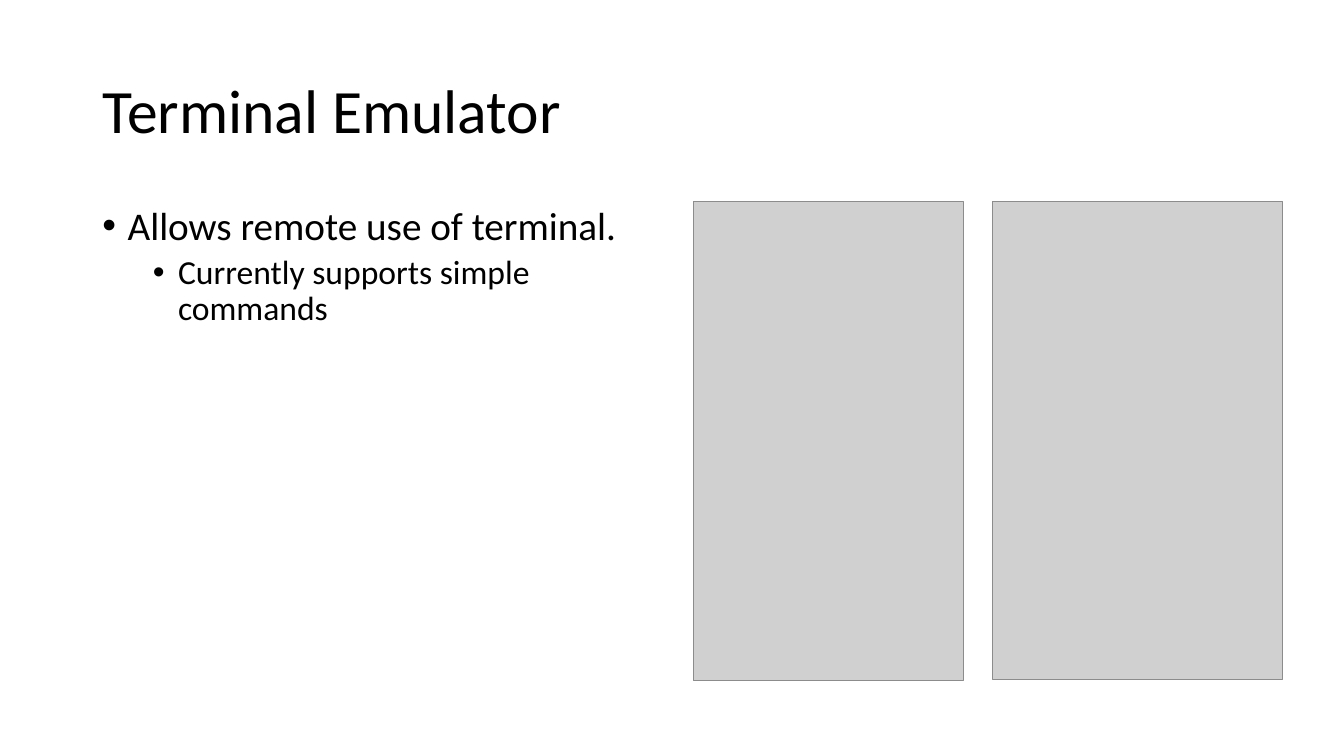
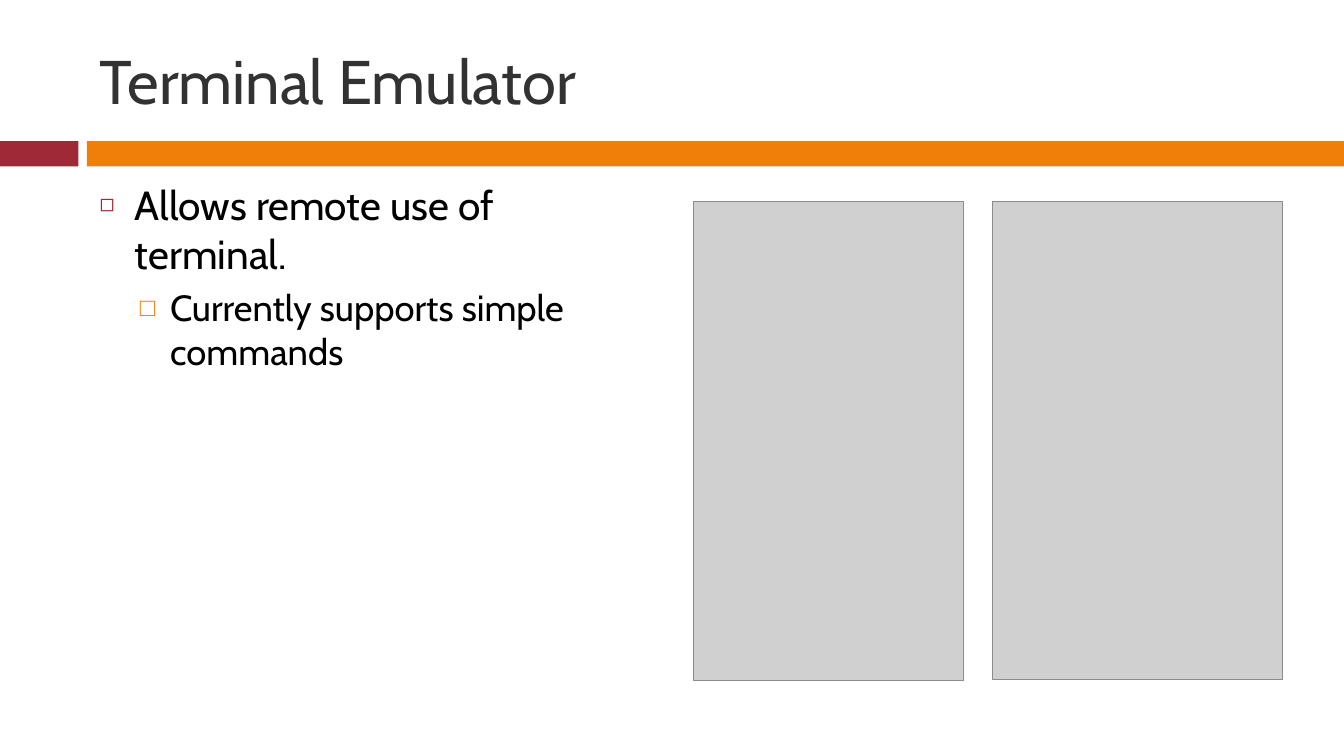
Before and after one commit to rferrance/DataBridge, a slide deck: slide 5 of DataBridgePresentation.pptx. Drawn at 1344x756 pixels with LibreOffice and Linux fonts; fonts in the diff are those of the drawing; grey boxes stand for pictures. Boxes give left, top, right and bottom in pixels: in the first picture for what was removed or moved away, otherwise in the second. Text is boxed around its words. In the diff, an @@ line names an element or a change of style, - is before the commit and + after.

```diff
--- a/DataBridgePresentation.pptx
+++ b/DataBridgePresentation.pptx
@@ title "Terminal Emulator" moved from (x1=102, y1=90, x2=561, y2=134) to (x1=100, y1=58, x2=576, y2=105) @@
@@ title "Terminal Emulator" at (x1=100, y1=58, x2=576, y2=105): font Calibri to Cabin, text colour #000000 to #323232; line spacing 0.9 to 1 @@
@@ rectangle added at (x1=0, y1=141, x2=79, y2=166), fill #9F2936 @@
@@ rectangle added at (x1=87, y1=141, x2=1344, y2=166), fill #F07F09 @@
@@ text "Allows remote use of terminal." moved from (x1=128, y1=212, x2=616, y2=321) to (x1=135, y1=189, x2=564, y2=366) @@
@@ text "Allows remote use of terminal." at (x1=135, y1=189, x2=564, y2=366): size 28 to 29 pt in "Allows remote use of terminal."; font Calibri to Cabin; size 24 to 26 pt in "Currently supports simple commands"; bullet • to ◻; line spacing 0.9 to 1; less space between paragraphs; bullet • to □ @@
```
Also in this commit, not shown: 9 other slides changed.
